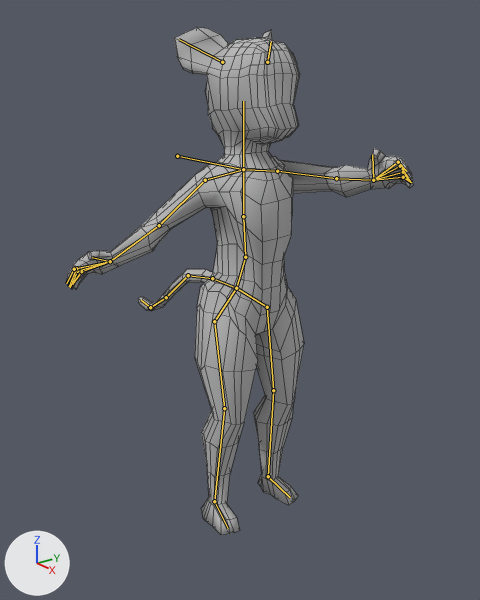
The Blender file Tactics/Assets/Meshes/Rat_Body.blend as it was, and as the next commit left it.
One viewpoint serves both versions: a 50 mm lens placed at (4.2, -3.41, 3.71), pointed at (-0.07, -0.1, 1.77). Every picture has the same lights, and +X, +Y and +Z are marked at lower left. Both versions are drawn at frame 30 of the action 'Stab'; the numbers are the values there. The bones that bend it are drawn over the model as lines. Mesh edges are drawn as thin lines.

Objects in the first picture: 'Rat_Body'.
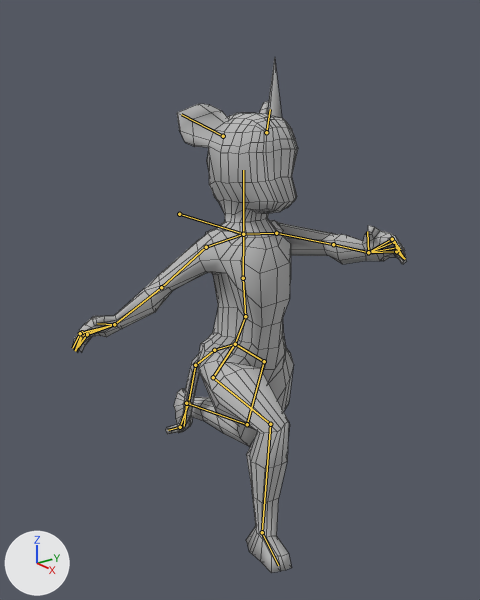
The change in detail:
Bone 'BaseBone' (bone_basebone) moves from (0.0, 0.0, 0.0) to (0.547, 0.0, 0.0).
Bone 'Spine.002' (bone_spine_002) turns from (0, 0, 0) to (2, 0, 1) degrees about its own x, y and z.
Bone 'Tail' (bone_tail) turns from (0, 0, 0) to (1, -9, 30) degrees about its own x, y and z.
Bone 'Tail.001' (bone_tail_001) moves from (0.0, 0.0, 0.0) to (0.002, 0.002, 0.002).
Bone 'Tail.001' (bone_tail_001) turns from (0, 0, 0) to (2, -4, 3) degrees about its own x, y and z.
Bone 'Tail.002' (bone_tail_002) moves from (0.0, 0.0, 0.0) to (0.002, 0.002, 0.002).
Bone 'Tail.002' (bone_tail_002) turns from (0, 0, 0) to (2, -3, 0) degrees about its own x, y and z.
Bone 'Tail.003' (bone_tail_003) moves from (0.0, 0.0, 0.0) to (0.002, 0.002, 0.002).
Bone 'Tail.003' (bone_tail_003) turns from (0, 0, 0) to (3, -2, 2) degrees about its own x, y and z.
Bone 'Leg_R.001' (bone_leg_r_001) turns from (0, 0, 0) to (23, -1, 0) degrees about its own x, y and z.
Bone 'Leg_R.002' (bone_leg_r_002) turns from (0, 0, 0) to (49, 6, 13) degrees about its own x, y and z.
Bone 'Leg_L.001' (bone_leg_l_001) turns from (0, 0, 0) to (-76, 1, 0) degrees about its own x, y and z.
Bone 'Leg_L.002' (bone_leg_l_002) turns from (0, 0, 0) to (68, -3, -2) degrees about its own x, y and z.
Bone 'Leg_L.003' (bone_leg_l_003) turns from (0, 0, 0) to (2, -2, 11) degrees about its own x, y and z.

Where the change shows, as pixel boxes (x1, y1, x2, y2) in the pictures (480 x 600 px):
'Rat_Body', posed
    before: (66, 27, 414, 535)
    after: (72, 57, 407, 573)
bone 'BaseBone', root to tip
    before: (177, 156) to (243, 169)
    after: (179, 214) to (243, 234)
bone 'Spine.002', root to tip
    before: (245, 257) to (236, 288)
    after: (245, 316) to (235, 344)
bone 'Tail', root to tip
    before: (236, 288) to (212, 278)
    after: (235, 344) to (214, 350)
bone 'Tail.001', root to tip
    before: (212, 278) to (188, 275)
    after: (214, 350) to (195, 365)
bone 'Tail.002', root to tip
    before: (188, 275) to (166, 297)
    after: (195, 365) to (188, 403)
bone 'Tail.003', root to tip
    before: (166, 297) to (150, 307)
    after: (188, 403) to (180, 427)
bone 'Leg_R.001', root to tip
    before: (267, 307) to (273, 390)
    after: (264, 361) to (247, 424)
bone 'Leg_R.002', root to tip
    before: (273, 390) to (268, 476)
    after: (247, 424) to (186, 403)
bone 'Leg_L.001', root to tip
    before: (214, 321) to (224, 408)
    after: (213, 377) to (270, 424)
bone 'Leg_L.002', root to tip
    before: (224, 408) to (214, 501)
    after: (270, 424) to (262, 532)
bone 'Leg_L.003', root to tip
    before: (214, 501) to (228, 528)
    after: (262, 532) to (278, 565)
